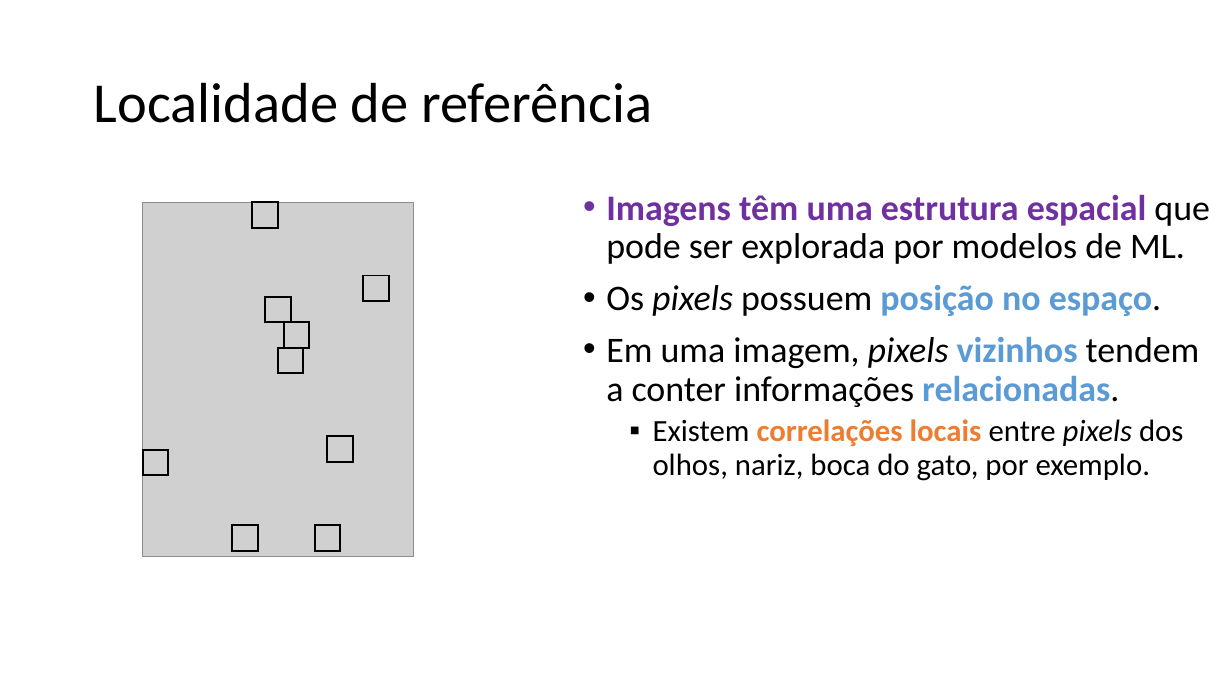
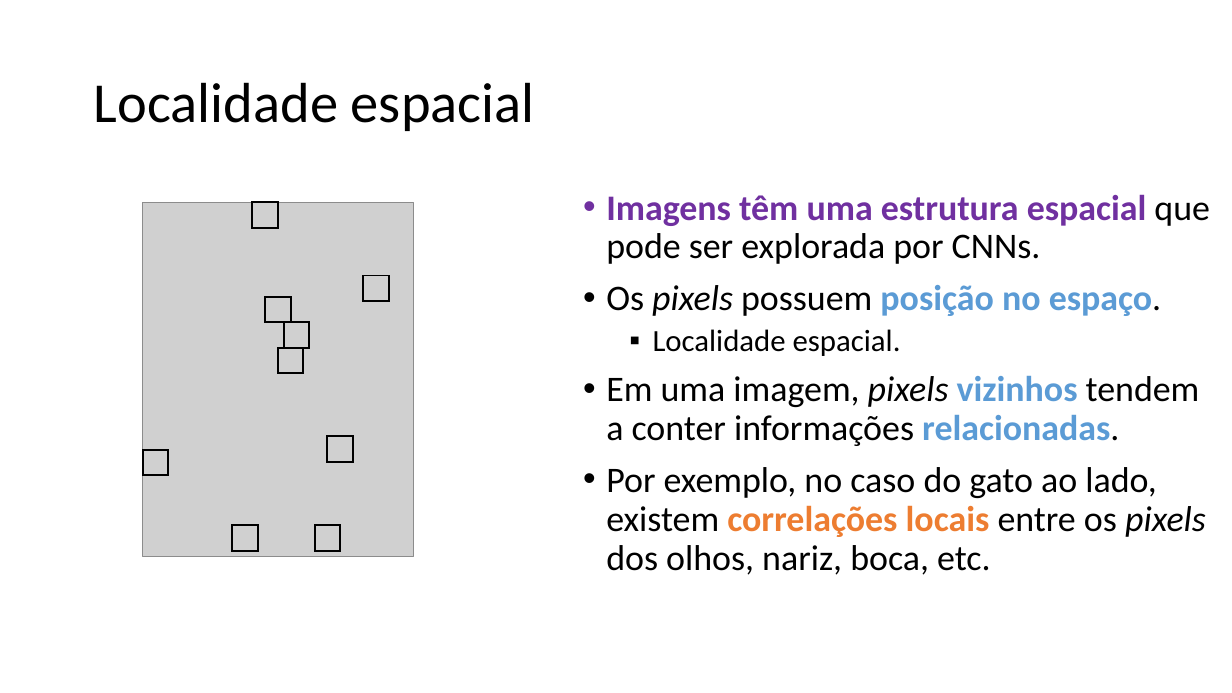
Before and after one commit to zz4fap/c24_inteligencia_artificial, a slide deck: slide 8 of slides/C24_CNN.pptx. Drawn at 1232x693 pixels with LibreOffice and Linux fonts; fonts in the diff are those of the drawing; grey boxes stand for pictures. Boxes give left, top, right and bottom in pixels: in the first picture for what was removed or moved away, otherwise in the second. Text is boxed around its words. In the diff, an @@ line names an element or a change of style, - is before the commit and + after.

```diff
--- a/slides/C24_CNN.pptx
+++ b/slides/C24_CNN.pptx
@@ title at bbox=[94, 82, 535, 131]: text changed @@
-Localidade de referência
+Localidade espacial
@@ text at bbox=[606, 194, 1210, 264]: text changed; text colour #000000 to #7030A0; bold on @@
-• Imagens têm uma estrutura espacial que pode ser explorada por modelos de ML.
+• Imagens têm uma estrutura espacial que pode ser explorada por CNNs.
@@ text at bbox=[653, 329, 901, 356]: paragraph added @@
+  ▪ Localidade espacial.
@@ text at bbox=[606, 467, 1206, 575]: text changed; size 24 to 28 pt @@
-  ▪ Existem correlações locais entre pixels dos olhos, nariz, boca do gato, por exemplo.
+• Por exemplo, no caso do gato ao lado, existem correlações locais entre os pixels dos olhos, nariz, boca, etc.
```
Also in this commit, not shown: 22 other slides changed, 1 slide removed.
